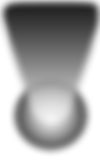
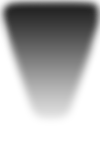
Revision of a layered 100x160 image; what changed, layer by layer:
removed layer "Ellipse 1" (was soft light) over [8,76,94,157]
